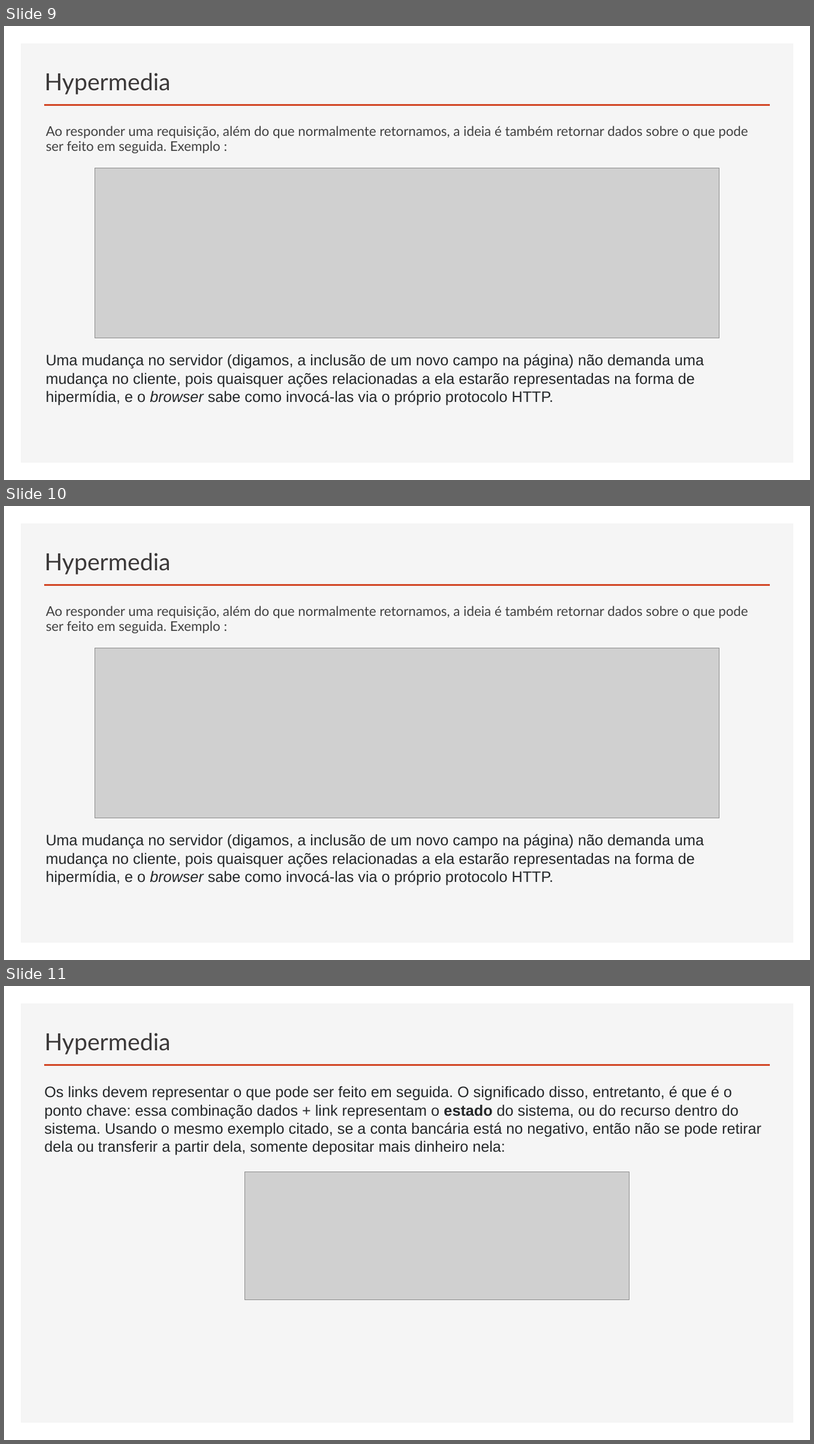
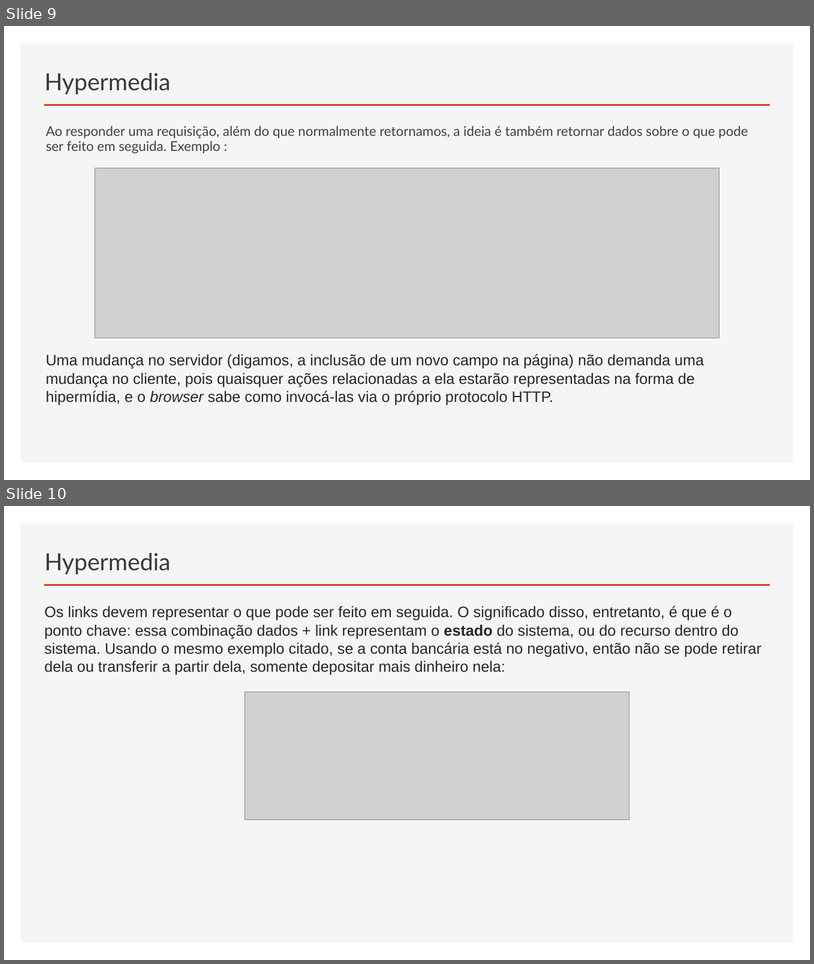
Before and after one commit to govinda777/Curso_Web_API_DOC, a slide deck: Curso Web API Parte 1.pptx. Shown one above the other, each under a label of ours: slides 9, 10 and 11 before the commit, slides 9 and 10 after it. The pictures are 814x1444 and 814x964 pixels, drawn with LibreOffice and Linux fonts; fonts in the diff are those of the drawing; grey boxes stand for pictures. Boxes give left, top, right and bottom in pixels: in the first picture for what was removed or moved away, otherwise in the second. Text is boxed around its words. In the diff, an @@ line names an element or a change of style, - is before the commit and + after.

```diff
--- a/Curso Web API Parte 1.pptx
+++ b/Curso Web API Parte 1.pptx
@@ slide 10 removed at (4, 506, 810, 960), background #FFFFFF; not listed: 2 template elements that a slide beside it also shows @@
@@ title removed at (45, 553, 171, 574) @@
-Hypermedia
@@ text removed at (46, 606, 749, 633) @@
-Ao responder uma requisição, além do que normalmente retornamos, a ideia é também retornar dados sobre o que pode ser feito em seguida. Exemplo :
@@ picture removed at (95, 648, 720, 817) @@
@@ text removed at (46, 834, 704, 885) @@
-Uma mudança no servidor (digamos, a inclusão de um novo campo na página) não demanda uma mudança no cliente, pois quaisquer ações relacionadas a ela estarão representadas na forma de hipermídia, e o browser sabe como invocá-las via o próprio protocolo HTTP.
@@ what was slide 11 is now slide 10 @@
```
Also in this commit, not shown: 3 slides changed, 1 slide added, 1 other slide removed, 2 other files.
